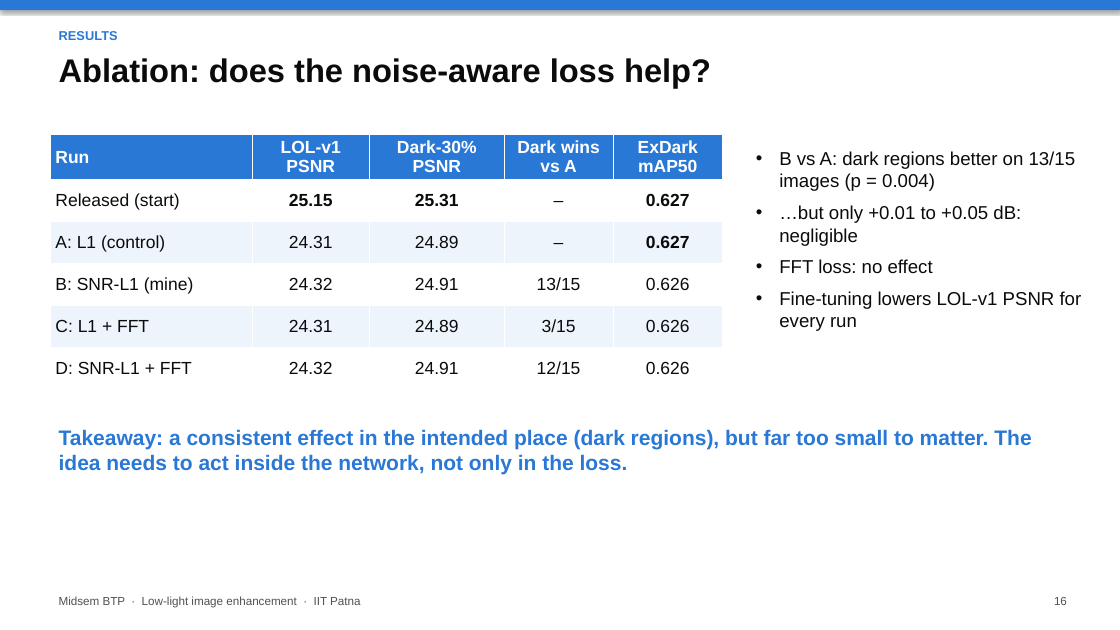
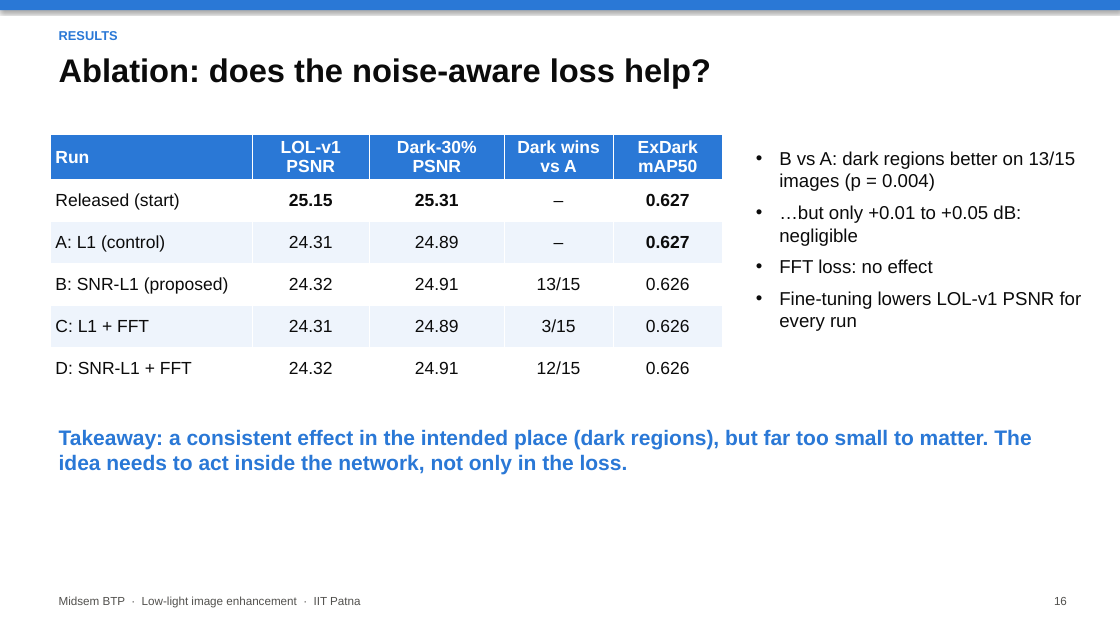
Before and after one commit to Crazycraftie/low-light-enhancement-btp, a slide deck: slide 16 of presentation/midsem.pptx. Drawn at 1120x630 pixels with LibreOffice and Linux fonts; fonts in the diff are those of the drawing. Boxes give left, top, right and bottom in pixels: in the first picture for what was removed or moved away, otherwise in the second. Text is boxed around its words. In the diff, an @@ line names an element or a change of style, - is before the commit and + after.

```diff
--- a/presentation/midsem.pptx
+++ b/presentation/midsem.pptx
@@ table at [50,134,723,386] @@
-row 4, column 1: B: SNR-L1 (mine)
+row 4, column 1: B: SNR-L1 (proposed)
```
Also in this commit, not shown: 5 other slides changed, 7 other files.
